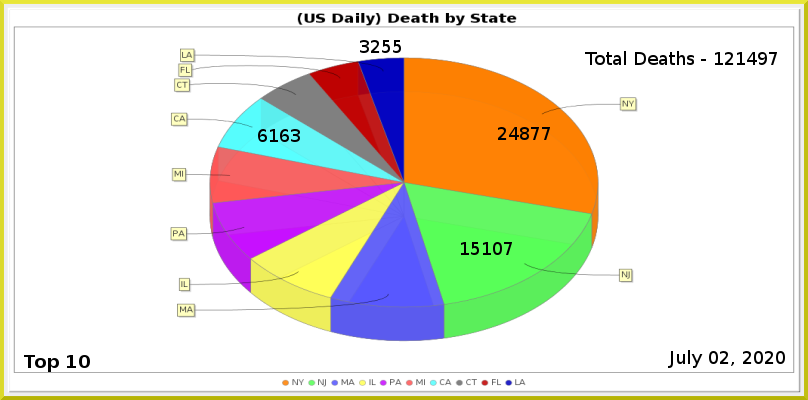
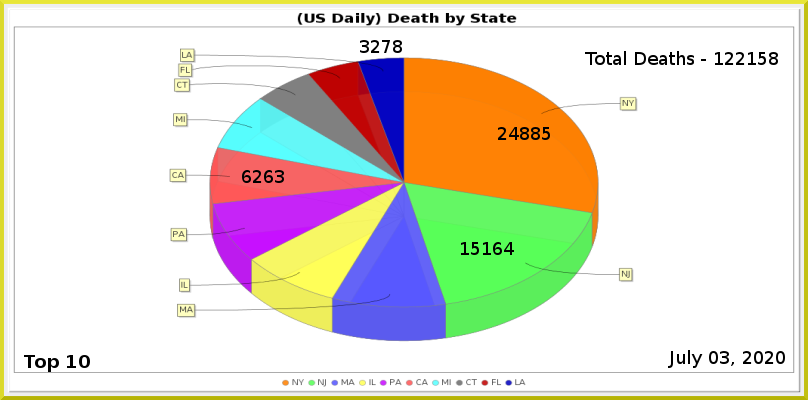
Comparing the layer stacks of the two 808 x 400 images. Changes:
painted on "Least" over <box>382,40,402,53</box>
painted on "CA" over <box>242,129,300,183</box>
painted on "NJ" over <box>493,242,514,255</box>
painted on "NY" over <box>531,127,550,140</box>
renamed "Total Deaths - 121497" to "Total Deaths - 122158", painted on it over <box>736,52,778,65</box>
painted on "Current Date" over <box>720,351,729,364</box>
painted on "Death_by_State.png" over <box>169,48,638,386</box>
